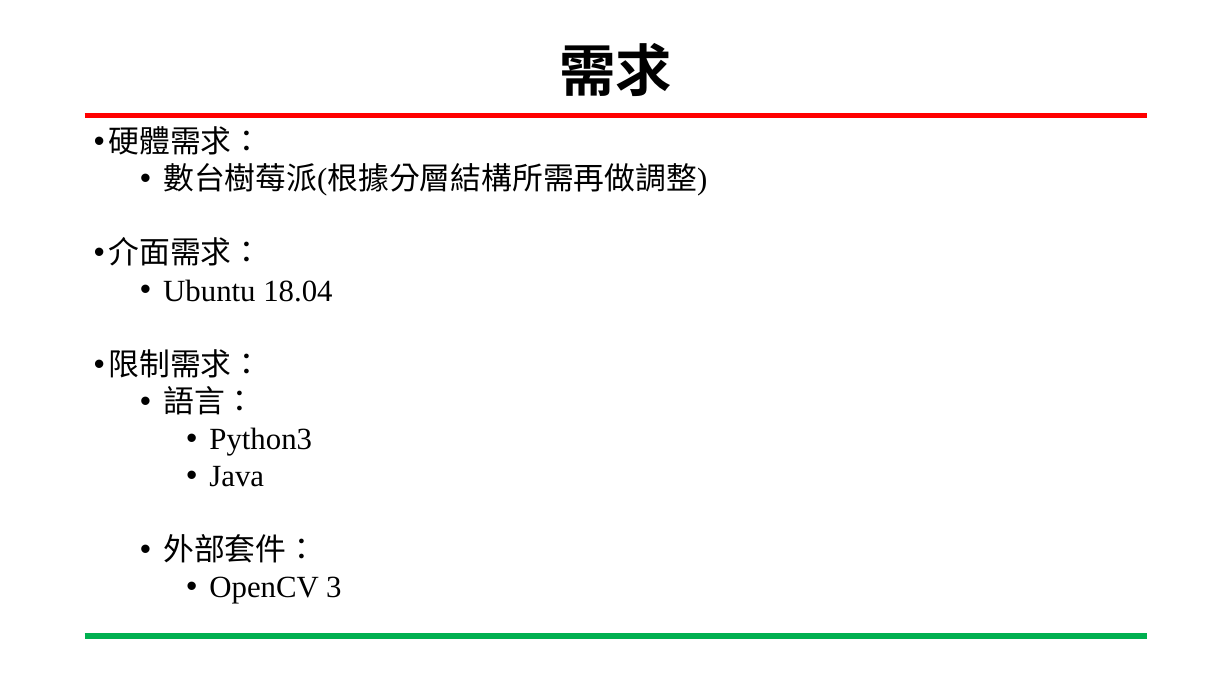
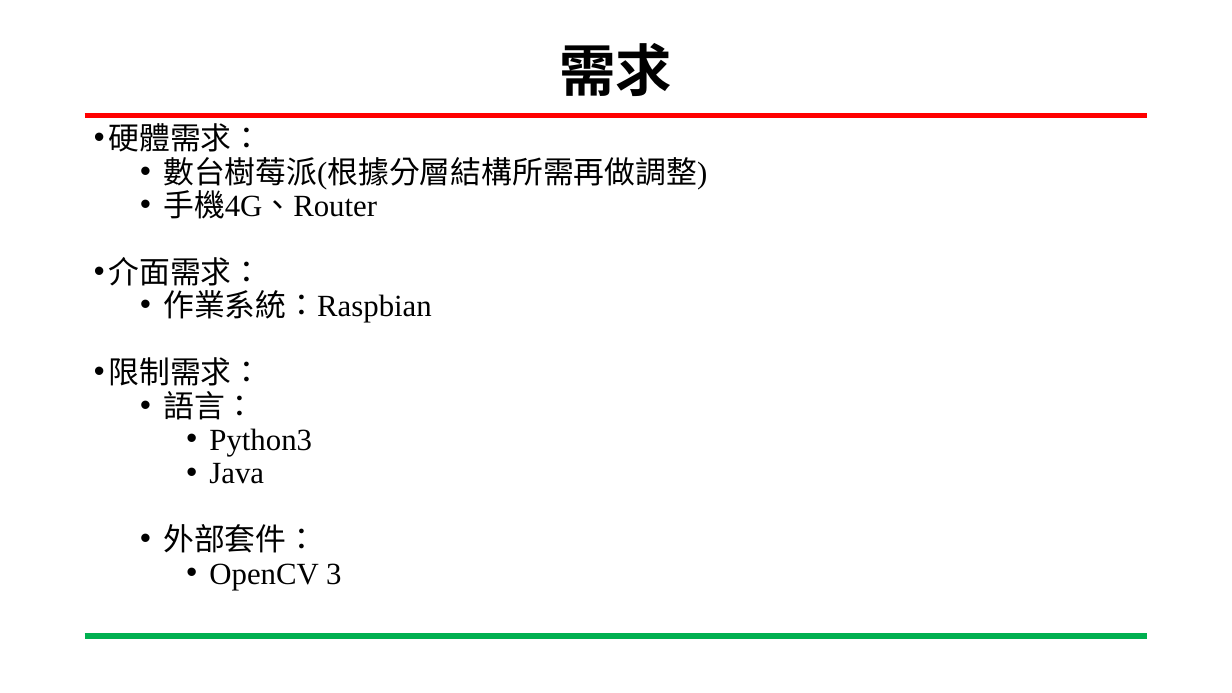
Before and after one commit to YUXING-LEE/image_process, a slide deck: slide 3 of final/基於分散式網路架構訓練階層式分類模型.pptx. Drawn at 1232x693 pixels with LibreOffice and Linux fonts; fonts in the diff are those of the drawing; background and template pictures are left out. Boxes give left, top, right and bottom in pixels: in the first picture for what was removed or moved away, otherwise in the second. Text is boxed around its words. In the diff, an @@ line names an element or a change of style, - is before the commit and + after.

```diff
--- a/final/基於分散式網路架構訓練階層式分類模型.pptx
+++ b/final/基於分散式網路架構訓練階層式分類模型.pptx
@@ text at <box>108,123,707,590</box>: line spacing 0.9 to 0.8 @@
@@ text at <box>163,185,377,219</box>: paragraph added @@
+  • 手機4G、Router
@@ text at <box>163,285,432,323</box>: text changed @@
-  • Ubuntu 18.04
+  • 作業系統：Raspbian
```
Also in this commit, not shown: 2 other slides changed, 2 other files.
